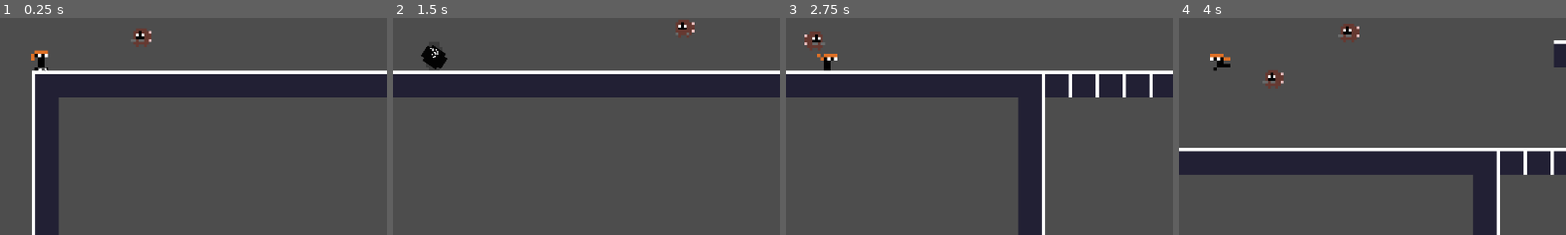
Above: before the commit, frames 1-4 (left to right).
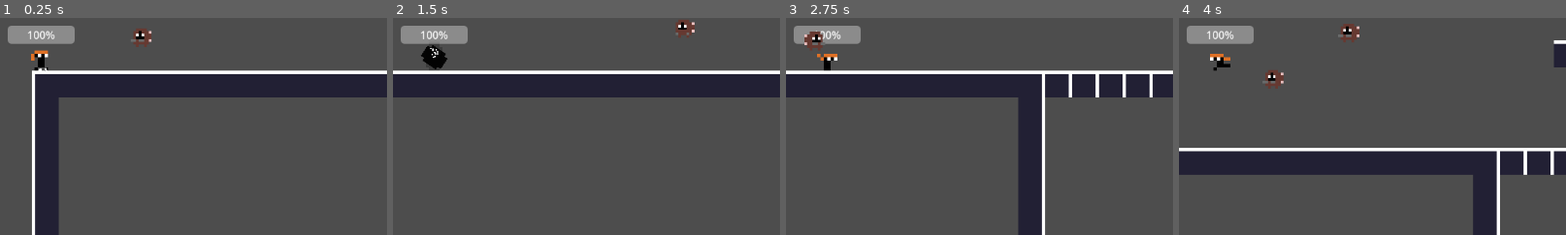
Above: after the commit, the same moments.

Repository: randemlyy/kinetic-shift
Game: Godot game, scene res://Scenes/TestLevel.tscn
Two runs of this game, one before a commit and one after it. Both use one fixed random seed, a clock stepped at 60 frames per second and the inputs below.
Inputs (mouse positions are % of the whole screen's width and height, from its top left):
- Up to frame 1 (0.25 s): no input
- Up to frame 2 (1.5 s): tap Enter at 0.5 s; move the mouse to (72, 45) at 0.52 s; hold D (move_right) 0.53-1.28 s; tap Shift (dash) at 0.6, 1.35 s; click (72, 45) at 0.67 s; tap Space (jump) at 0.77 s; move the mouse to (30, 55) at 1.27 s; hold S (move_down) from 1.28 s (still down)
- Up to frame 3 (2.75 s): tap Space (jump) at 1.52 s; move the mouse to (60, 28) at 2.02 s; release S (move_down) at 2.03 s; hold D (move_right) from 2.03 s (still down); tap Alt at 2.1 s; tap Shift (dash) at 2.3 s
- Up to frame 4 (4 s): move the mouse to (45, 70) at 2.77 s; release D (move_right) at 2.78 s; hold W (move_up) 2.78-3.53 s; tap Shift (dash) at 2.85, 3.6 s; click (45, 70) at 2.92 s; tap Space (jump) at 3.02, 3.77 s; move the mouse to (80, 65) at 3.52 s; hold A (move_left) from 3.53 s (still down)
The pictures show only the part of the screen within x 45-95%, y 41-91%; the shares and areas given below are measured in that part.

The runs differ from the first frame. In frame 1, 1.5% of the frame differs, in the area x 2-20%, y 3-13%; in frame 2, 1.5%; in frame 3, 1.2%; in frame 4, 1.5%.

Commit message:
Added Joe

Diff:
--- /dev/null
+++ b/kinetic-shift/Scenes/F1aze23/Joe.tscn
@@ -0,0 +1,26 @@
+[gd_scene format=3 uid="uid://cucweo55gtvnp"]
+
+[ext_resource type="Script" uid="uid://c5txigfhmd1ti" path="res://Scripts/F1aze23/joe.gd" id="1_00yg5"]
+[ext_resource type="PackedScene" uid="uid://dg3l4sqbebyhu" path="res://Scenes/F1aze23/JoeBall.tscn" id="2_g2xpl"]
+
+[sub_resource type="SphereMesh" id="SphereMesh_g2xpl"]
+
+[sub_resource type="CircleShape2D" id="CircleShape2D_122ev"]
+radius = 14.0
+
+[node name="Joe" type="StaticBody2D" unique_id=1829753591 groups=["Enemy"]]
+collision_layer = 0
+collision_mask = 0
+script = ExtResource("1_00yg5")
+joeBall = ExtResource("2_g2xpl")
+
+[node name="MeshInstance2D" type="MeshInstance2D" parent="." unique_id=1682768980]
+position = Vector2(-4.7683716e-07, 1.0728836e-06)
+scale = Vector2(28.031752, 28.000006)
+mesh = SubResource("SphereMesh_g2xpl")
+
+[node name="CollisionShape2D" type="CollisionShape2D" parent="." unique_id=1154881122]
+shape = SubResource("CircleShape2D_122ev")
+
+[node name="BallSpawn" type="Marker2D" parent="." unique_id=1610463863]
+position = Vector2(20, 0)
--- /dev/null
+++ b/kinetic-shift/Scenes/F1aze23/JoeBall.tscn
@@ -0,0 +1,29 @@
+[gd_scene format=3 uid="uid://dg3l4sqbebyhu"]
+
+[ext_resource type="Script" uid="uid://bvw8qkrgaen6k" path="res://Scripts/F1aze23/joeBall.gd" id="1_814mp"]
+
+[sub_resource type="SphereMesh" id="SphereMesh_yib3f"]
+
+[sub_resource type="CircleShape2D" id="CircleShape2D_vcip2"]
+radius = 7.0
+
+[sub_resource type="CircleShape2D" id="CircleShape2D_814mp"]
+radius = 8.0
+
+[node name="JoeBall" type="CharacterBody2D" unique_id=5701442 groups=["Enemy"]]
+script = ExtResource("1_814mp")
+
+[node name="MeshInstance2D" type="MeshInstance2D" parent="." unique_id=1771870762]
+position = Vector2(1.7881393e-07, 1.5497208e-06)
+scale = Vector2(14.015876, 14.000003)
+mesh = SubResource("SphereMesh_yib3f")
+
+[node name="CollisionShape2D" type="CollisionShape2D" parent="." unique_id=1611126855]
+shape = SubResource("CircleShape2D_vcip2")
+
+[node name="Area2D" type="Area2D" parent="." unique_id=1123080717]
+
+[node name="CollisionShape2D" type="CollisionShape2D" parent="Area2D" unique_id=313453870]
+shape = SubResource("CircleShape2D_814mp")
+
+[connection signal="body_entered" from="Area2D" to="." method="attackAreaEntered"]
--- a/kinetic-shift/Scenes/Player.tscn
+++ b/kinetic-shift/Scenes/Player.tscn
@@ -13,6 +13,7 @@
 [ext_resource type="PackedScene" uid="uid://du1jji02ho1l4" path="res://Scenes/Particles/LandingDust.tscn" id="11_glx4g"]
 [ext_resource type="PackedScene" uid="uid://bmm3neyxq677q" path="res://Scenes/Particles/DashBurst.tscn" id="11_miouo"]
 [ext_resource type="Script" uid="uid://na48b13aakkg" path="res://Scripts/WallClingComponent.gd" id="13_miouo"]
+[ext_resource type="Script" uid="uid://bj1tru8xfwn35" path="res://Scripts/F1aze23/HealthComponent.gd" id="14_o3h8g"]
 
 [sub_resource type="RectangleShape2D" id="RectangleShape2D_dewec"]
 size = Vector2(20, 30)
@@ -99,6 +100,9 @@
 [sub_resource type="RectangleShape2D" id="RectangleShape2D_glx4g"]
 size = Vector2(20, 30)
 
+[sub_resource type="ViewportTexture" id="ViewportTexture_o3h8g"]
+viewport_path = NodePath("HealthSprite/SubViewport")
+
 [node name="Player" type="CharacterBody2D" unique_id=464782827 groups=["Player"]]
 script = ExtResource("1_kyqiw")
 
@@ -163,6 +167,28 @@
 
 [node name="WallClingComponent" type="Node" parent="." unique_id=953361937]
 script = ExtResource("13_miouo")
-cling_duration = null
 surface_normal_threshold = null
 rotation_speed = null
+
+[node name="HealthComponent" type="Node" parent="." unique_id=412437869 node_paths=PackedStringArray("healthBar")]
+script = ExtResource("14_o3h8g")
+healthBar = NodePath("../HealthSprite/ProgressBar")
+metadata/_custom_type_script = "uid://bj1tru8xfwn35"
+
+[node name="HealthSprite" type="Sprite2D" parent="." unique_id=933984782]
+position = Vector2(0, -34)
+texture = SubResource("ViewportTexture_o3h8g")
+
+[node name="SubViewport" type="SubViewport" parent="HealthSprite" unique_id=1226539634]
+size = Vector2i(100, 20)
+
+[node name="ProgressBar" type="ProgressBar" parent="HealthSprite" unique_id=728114535]
+anchors_preset = 15
+anchor_right = 1.0
+anchor_bottom = 1.0
+offset_left = -50.0
+offset_top = -10.0
+offset_right = -50.0
+offset_bottom = -10.0
+grow_horizontal = 2
+grow_vertical = 2
--- a/kinetic-shift/Scenes/TestLevel.tscn
+++ b/kinetic-shift/Scenes/TestLevel.tscn
@@ -2,6 +2,7 @@
 
 [ext_resource type="PackedScene" uid="uid://c4x33uyjhsfud" path="res://Scenes/Player.tscn" id="2_shgkq"]
 [ext_resource type="PackedScene" uid="uid://cn5dick7igwas" path="res://Scenes/Wisp.tscn" id="3_drone"]
+[ext_resource type="PackedScene" uid="uid://cucweo55gtvnp" path="res://Scenes/F1aze23/Joe.tscn" id="4_oy2kj"]
 [ext_resource type="Texture2D" uid="uid://c10m1ycq8a2qp" path="res://Assets/Sprites/Spritesheets/TileMap.png" id="4_ujyaq"]
 
 [sub_resource type="TileSetAtlasSource" id="TileSetAtlasSource_oy2kj"]
@@ -61,3 +62,7 @@
 scale = Vector2(5, 5)
 tile_map_data = PackedByteArray("AAAAAEUAAAAAAAAAAAAAAEYAAAAAAAEAAAAAAEcAAAAAAAEAAAAAAEgAAAAAAAEAAAAAAEkAAAAAAAEAAAAAAE …(2048 unchanged characters)…
 tile_set = SubResource("TileSet_sa0i8")
+
+[node name="Joe" parent="." unique_id=1829753591 instance=ExtResource("4_oy2kj")]
+position = Vector2(2259, 399)
+scale = Vector2(2, 2)
--- a/kinetic-shift/Scripts/DashComponent.gd
+++ b/kinetic-shift/Scripts/DashComponent.gd
@@ -13,6 +13,7 @@
 var direction = Vector2.RIGHT
 var time_left = 0.0
 var distance_left = 0.0
+var dashMultiplier = 1
 
 func refresh() -> void:
 	dash_ready = true
@@ -39,7 +40,7 @@
 	if frame_time <= 0.0:
 		return Vector2.ZERO
 
-	return direction * (distance_left/frame_time)
+	return direction * (distance_left/frame_time) * dashMultiplier
 
 
 func advance(delta: float) -> void:
--- a/kinetic-shift/Scripts/Enemy/Wisp.gd
+++ b/kinetic-shift/Scripts/Enemy/Wisp.gd
@@ -64,6 +64,8 @@
 		return
 	animated_sprite.flip_h = not (player.global_position.x < global_position.x)
 	velocity = global_position.direction_to(player.global_position) * chase_speed
+	if global_position.distance_to(player.global_position) < 10:
+		player.get_node("HealthComponent").damage(10, self)
 
 func _change_state(next_state: State) -> void:
 	if state == next_state:
--- /dev/null
+++ b/kinetic-shift/Scripts/F1aze23/DebuffComponent.gd
@@ -0,0 +1,41 @@
+class_name DebuffComponent
+extends Node
+
+var player
+enum  debuffType {WEAKNESS, SLOWNESS, DASH, STUN}
+var dType = debuffType.WEAKNESS
+
+func debuff(player:CharacterBody2D, num:int):
+	dType = num as debuffType
+	if player.has_node("debuff"):
+		return
+	name = "debuff"
+	if dType == debuffType.WEAKNESS:
+		var health = player.get_node("HealthComponent")
+		health.damageMultiplier = 1.5
+		print("weakened")
+		await get_tree().create_timer(5).timeout
+		health.damageMultiplier = 1
+		print("done")
+	elif dType == debuffType.SLOWNESS:
+		var move = player.get_node("MovementComponent")
+		var temp = move.speed
+		move.speed *= 0.7
+		print("slowed")
+		await get_tree().create_timer(5).timeout
+		move.speed = temp
+	elif dType == debuffType.DASH:
+		var dash = player.get_node("DashComponent")
+		dash.dashMultiplier = 0.6
+		print("dash reduced")
+		await get_tree().create_timer(5).timeout
+		dash.dashMultiplier = 1
+	elif dType == debuffType.STUN:
+		var move = player.get_node("MovementComponent")
+		var temp = move.speed
+		move.speed = 0
+		print("stunned")
+		await get_tree().create_timer(2).timeout
+		move.speed = temp
+	print("done")
+	queue_free()
--- /dev/null
+++ b/kinetic-shift/Scripts/F1aze23/HealthComponent.gd
@@ -0,0 +1,33 @@
+class_name HealthComponent
+extends Node
+
+var health:int
+var maxHealth = 100
+@export var healthBar:ProgressBar
+var hurt = []
+var isDashing
+var damageMultiplier = 1.0
+
+func start():
+	health = maxHealth
+	if healthBar != null:
+		healthBar.max_value = maxHealth
+
+func update(delta:float):
+	if healthBar != null:
+		healthBar.value = health
+	if health <= 0:
+		health = 0
+	elif health >= 100:
+		health = 100
+
+func damage(amt:float, node:Node):
+	if hurt.has(node):
+		return
+	hurt+=[node]
+	var temp = health
+	health -= amt* damageMultiplier
+	await get_tree().create_timer(0.2).timeout
+	if hurt.has(node):
+		hurt.erase(node)
+	print(health, node, amt)
--- /dev/null
+++ b/kinetic-shift/Scripts/F1aze23/joe.gd
@@ -0,0 +1,25 @@
+extends StaticBody2D
+
+var player
+@export var joeBall:PackedScene
+@onready var ballSpawn: Marker2D = $BallSpawn
+var canAttack := true
+func _ready() -> void:
+	player = get_tree().get_first_node_in_group("Player")
+
+func _process(delta: float) -> void:
+	if global_position.distance_to(player.global_position) < 300:
+		attack(Vector2(randf(), randf()))
+
+func attack(offset : Vector2):
+	if !canAttack:
+		return
+	canAttack = false
+	var attackPos = player.global_position + offset
+	look_at(attackPos)
+	var ball = joeBall.instantiate()
+	get_tree().root.add_child(ball)
+	ball.global_position = ballSpawn.global_position
+	ball.start(attackPos)
+	await get_tree().create_timer(1).timeout
+	canAttack = true
--- /dev/null
+++ b/kinetic-shift/Scripts/F1aze23/joeBall.gd
@@ -0,0 +1,23 @@
+extends CharacterBody2D
+
+var vel = 300
+var moveDir := Vector2.ZERO
+func start(pos : Vector2):
+	moveDir = (pos - global_position).normalized()
+	await get_tree().create_timer(8).timeout
+	queue_free()
+
+func _physics_process(delta: float) -> void:
+	velocity = moveDir * vel
+	move_and_slide()
+
+
+func attackAreaEntered(body: Node2D) -> void:
+	if body.is_in_group("Player"):
+		var debuff = DebuffComponent.new()
+		body.add_child(debuff)
+		debuff.debuff(body, randi_range(1,4))
+		body.get_node("HealthComponent").damage(5, self)
+	if !body.is_in_group("Enemy"):
+		print(body.name)
+		queue_free()
--- a/kinetic-shift/Scripts/Player.gd
+++ b/kinetic-shift/Scripts/Player.gd
@@ -8,6 +8,7 @@
 @onready var wall_cling_c: WallClingComponent = $WallClingComponent
 @onready var particle_c: ParticleComponent = $ParticleComponent
 @onready var hitstop_c: HitStopComponent = $HitStopComponent
+@onready var health_c: HealthComponent = $HealthComponent
 
 @onready var dash_effect: DashEffectComponent = $DashEffectComponent
 @onready var launch_effect: LaunchEffectComponent = $LaunchEffectComponent
@@ -28,6 +29,12 @@
 
 	hurtbox.body_entered.connect(_on_hurtbox_body_entered)
 
+	health_c.start()
+
+func _process(delta: float) -> void:
+	health_c.update(delta)
+	health_c.isDashing = dash_c.active
+
 
 func _physics_process(delta: float) -> void:
 
Not shown, added: kinetic-shift/Scripts/F1aze23/DebuffComponent.gd.uid
Not shown, added: kinetic-shift/Scripts/F1aze23/HealthComponent.gd.uid
Not shown, added: kinetic-shift/Scripts/F1aze23/joe.gd.uid
Not shown, added: kinetic-shift/Scripts/F1aze23/joeBall.gd.uid
Not shown, added: kinetic-shift/Scenes/Player.tscn2160968524.tmp
Not shown, added: kinetic-shift/Scenes/Player.tscn2167182502.tmp
